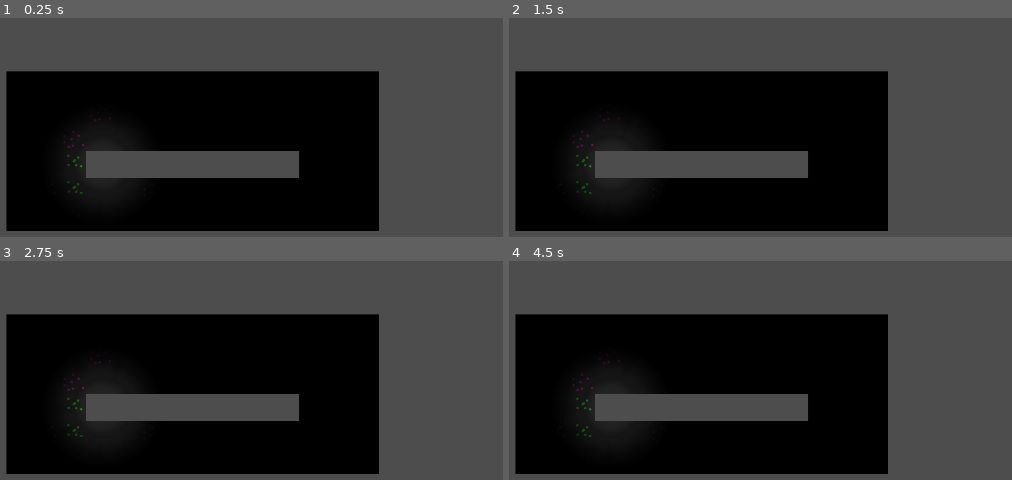
Above: before the commit, frames 1-4 (two rows, left to right).
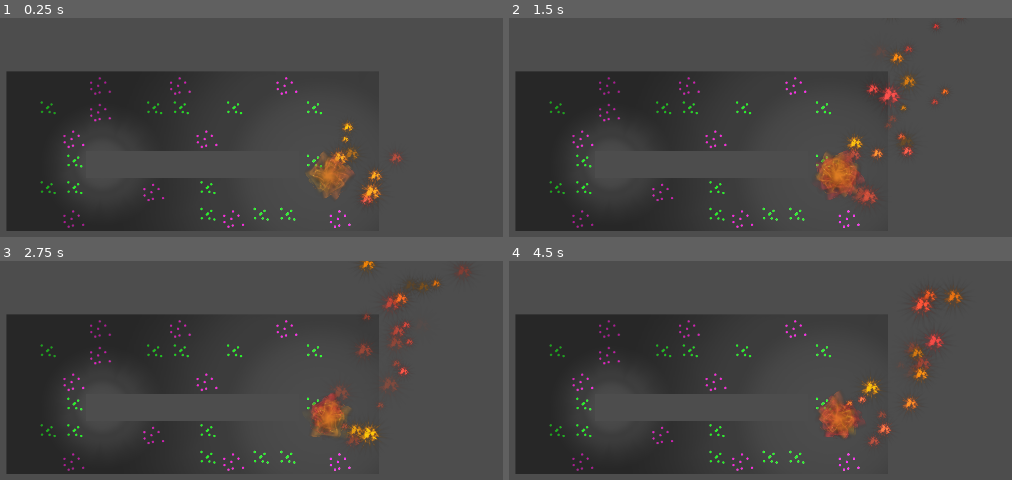
Above: after the commit, the same moments.

Repository: K2rlXYZ/UT-GameJam-23
Game: Godot game, scene res://Scenes/light_test.tscn
The game is run twice, just before and just after one commit, with the same random seed, the same clock (stepped at 60 frames per second) and the same inputs. This scene is started directly instead of the project's main scene.
Inputs (mouse positions are in pixels of both pictures, inside the frame that each line leads up to):
- Up to frame 1 (0.25 s): no input
- Up to frame 2 (1.5 s): move the mouse to (outside the picture) at 0.52 s; press the mouse at (outside the picture) at 0.53 s; hold D (right) 0.53-1.28 s; move the mouse to (outside the picture) at 1.27 s; release the mouse at (outside the picture) at 1.28 s; hold A (left) from 1.28 s (still down); click (outside the picture) at 1.35 s
- Up to frame 3 (2.75 s): move the mouse to (432, 385) at 2.02 s; release A (left) at 2.03 s; press the mouse at (432, 385) at 2.03 s; hold D (right) from 2.03 s (still down)
- Up to frame 4 (4.5 s): move the mouse to (outside the picture) at 2.77 s; release D (right) at 2.78 s; release the mouse at (outside the picture) at 2.78 s; hold Space (up) 2.78-3.53 s; click (outside the picture) at 2.85 s; move the mouse to (outside the picture) at 3.52 s; press the mouse at (outside the picture) at 3.53 s; hold A (left) from 3.53 s (still down); move the mouse to (619, 418) at 4.27 s; release the mouse at (619, 418) at 4.28 s; click (619, 418) at 4.35 s

The runs differ from the first frame. In frame 1, 49% of the frame differs, in the area x 1-81%, y 24-98%; in frame 2, 49%; in frame 3, 50%; in frame 4, 50%, in the area x 1-91%, y 11-98%.

Commit message:
Torch update

Diff:
--- a/Scenes/torch_fire.tscn
+++ b/Scenes/Particles/torch_fire.tscn
@@ -22,14 +22,14 @@
 initial_velocity_max = 1000.0
 orbit_velocity_min = 0.0
 orbit_velocity_max = 0.0
-linear_accel_min = 100.0
-linear_accel_max = 100.0
+linear_accel_min = 10.0
+linear_accel_max = 20.0
 radial_accel_min = 100.0
 radial_accel_max = 100.0
 tangential_accel_min = 15.52
 tangential_accel_max = 15.52
-scale_min = 0.0
-scale_max = 0.5
+scale_min = 0.1
+scale_max = 0.3
 color_initial_ramp = SubResource("GradientTexture1D_el6gd")
 turbulence_enabled = true
 
@@ -63,14 +63,15 @@
 angular_velocity_max = 51.43
 orbit_velocity_min = 0.0
 orbit_velocity_max = 0.0
-linear_accel_min = 10.0
-linear_accel_max = 31.43
-radial_accel_min = 10.01
-radial_accel_max = 11.44
+linear_accel_min = 2.0
+linear_accel_max = 8.0
+radial_accel_min = 2.0
+radial_accel_max = 8.0
 radial_accel_curve = SubResource("CurveTexture_wstib")
 angle_min = -318.8
 angle_max = 226.3
-scale_min = 0.0
+scale_min = 0.2
+scale_max = 0.3
 color_ramp = SubResource("GradientTexture1D_xhc7h")
 turbulence_enabled = true
 
@@ -83,10 +84,9 @@
 
 [node name="Fire" type="GPUParticles2D" parent="."]
 material = SubResource("CanvasItemMaterial_j51tl")
-amount = 500
+amount = 50
 process_material = SubResource("ParticleProcessMaterial_h0n3q")
 texture = ExtResource("2_0yc8k")
-lifetime = 38.5
 
 [node name="PointLight2D" type="PointLight2D" parent="."]
 texture = ExtResource("3_tyuyw")
--- a/Scenes/light_test.tscn
+++ b/Scenes/light_test.tscn
@@ -1,7 +1,8 @@
-[gd_scene load_steps=3 format=3 uid="uid://2xjtwjxi5h0y"]
+[gd_scene load_steps=4 format=3 uid="uid://2xjtwjxi5h0y"]
 
 [ext_resource type="TileSet" uid="uid://dbhny88sxygd2" path="res://Resources/Tilesets/tileset.tres" id="1_3xune"]
 [ext_resource type="Texture2D" uid="uid://c1bqhpwexiqj6" path="res://Assets/light1.png" id="2_1q54f"]
+[ext_resource type="PackedScene" uid="uid://ce7g2hrxmryvv" path="res://Scenes/Particles/torch_fire.tscn" id="3_o0wy1"]
 
 [node name="LightTest" type="Node2D"]
 
@@ -16,4 +17,8 @@
 texture_scale = 0.3
 
 [node name="CanvasModulate" type="CanvasModulate" parent="."]
+visible = false
 color = Color(0, 0, 0, 1)
+
+[node name="flame" parent="." instance=ExtResource("3_o0wy1")]
+position = Vector2(901, 380)
--- a/Scenes/player_animation.tscn
+++ b/Scenes/player_animation.tscn
@@ -9,6 +9,64 @@
 [ext_resource type="Texture2D" uid="uid://eyufkwthxd36" path="res://Assets/Player/IMG_0985.png" id="7_0ttt2"]
 [ext_resource type="Texture2D" uid="uid://dbnhxo3shjmva" path="res://Assets/Player/IMG_0984.png" id="8_hiwv6"]
 [ext_resource type="Texture2D" uid="uid://c3w7vj53xdj3q" path="res://Assets/Player/IMG_0979.png" id="9_3xrtg"]
+
+[sub_resource type="Animation" id="Animation_8aoo5"]
+length = 0.001
+tracks/0/type = "bezier"
+tracks/0/imported = false
+tracks/0/enabled = true
+tracks/0/path = NodePath("Torso/LeftLeg:rotation")
+tracks/0/interp = 1
+tracks/0/loop_wrap = true
+tracks/0/keys = {
+"handle_modes": PackedInt32Array(0),
+"points": PackedFloat32Array(0, -0.25, 0, 0.25, 0),
+"times": PackedFloat32Array(0)
+}
+tracks/1/type = "bezier"
+tracks/1/imported = false
+tracks/1/enabled = true
+tracks/1/path = NodePath("Torso/RightLeg:rotation")
+tracks/1/interp = 1
+tracks/1/loop_wrap = true
+tracks/1/keys = {
+"handle_modes": PackedInt32Array(0),
+"points": PackedFloat32Array(0, -0.25, 0, 0.25, 0),
+"times": PackedFloat32Array(0)
+}
+tracks/2/type = "bezier"
+tracks/2/imported = false
+tracks/2/enabled = true
+tracks/2/path = NodePath("Torso/LeftArm:rotation")
+tracks/2/interp = 1
+tracks/2/loop_wrap = true
+tracks/2/keys = {
+"handle_modes": PackedInt32Array(0),
+"points": PackedFloat32Array(0, -0.25, 0, 0.25, 0),
+"times": PackedFloat32Array(0)
+}
+tracks/3/type = "bezier"
+tracks/3/imported = false
+tracks/3/enabled = true
+tracks/3/path = NodePath("Torso/RightArm:rotation")
+tracks/3/interp = 1
+tracks/3/loop_wrap = true
+tracks/3/keys = {
+"handle_modes": PackedInt32Array(0),
+"points": PackedFloat32Array(0, -0.25, 0, 0.25, 0),
+"times": PackedFloat32Array(0)
+}
+tracks/4/type = "bezier"
+tracks/4/imported = false
+tracks/4/enabled = true
+tracks/4/path = NodePath("Torso/Face:rotation")
+tracks/4/interp = 1
+tracks/4/loop_wrap = true
+tracks/4/keys = {
+"handle_modes": PackedInt32Array(0),
+"points": PackedFloat32Array(0, -0.25, 0, 0.25, 0),
+"times": PackedFloat32Array(0)
+}
 
 [sub_resource type="Animation" id="Animation_x5t7v"]
 resource_name = "run"
@@ -69,67 +127,48 @@
 "times": PackedFloat32Array(0, 0.3, 0.8, 1)
 }
 
-[sub_resource type="Animation" id="Animation_8aoo5"]
-length = 0.001
+[sub_resource type="Animation" id="Animation_vl3vl"]
+resource_name = "idle"
+length = 2.0
+loop_mode = 1
 tracks/0/type = "bezier"
 tracks/0/imported = false
 tracks/0/enabled = true
-tracks/0/path = NodePath("Torso/LeftLeg:rotation")
+tracks/0/path = NodePath("Torso/RightArm:rotation")
 tracks/0/interp = 1
 tracks/0/loop_wrap = true
 tracks/0/keys = {
-"handle_modes": PackedInt32Array(0),
-"points": PackedFloat32Array(0, -0.25, 0, 0.25, 0),
-"times": PackedFloat32Array(0)
+"handle_modes": PackedInt32Array(0, 0),
+"points": PackedFloat32Array(0, -0.25, 0, 1, -0.152005, 0, -0.9, 0.245007, 0.25, 0),
+"times": PackedFloat32Array(0, 2)
 }
 tracks/1/type = "bezier"
 tracks/1/imported = false
 tracks/1/enabled = true
-tracks/1/path = NodePath("Torso/RightLeg:rotation")
+tracks/1/path = NodePath("Torso/LeftArm:rotation")
 tracks/1/interp = 1
 tracks/1/loop_wrap = true
 tracks/1/keys = {
-"handle_modes": PackedInt32Array(0),
-"points": PackedFloat32Array(0, -0.25, 0, 0.25, 0),
-"times": PackedFloat32Array(0)
+"handle_modes": PackedInt32Array(0, 0),
+"points": PackedFloat32Array(0, -0.25, 0, 0.9, 0.309984, 0, -0.8, -0.198139, 0.2, 0.142343),
+"times": PackedFloat32Array(0, 2)
 }
 tracks/2/type = "bezier"
 tracks/2/imported = false
 tracks/2/enabled = true
-tracks/2/path = NodePath("Torso/LeftArm:rotation")
+tracks/2/path = NodePath("Torso/Face:rotation")
 tracks/2/interp = 1
 tracks/2/loop_wrap = true
 tracks/2/keys = {
-"handle_modes": PackedInt32Array(0),
-"points": PackedFloat32Array(0, -0.25, 0, 0.25, 0),
-"times": PackedFloat32Array(0)
-}
-tracks/3/type = "bezier"
-tracks/3/imported = false
-tracks/3/enabled = true
-tracks/3/path = NodePath("Torso/RightArm:rotation")
-tracks/3/interp = 1
-tracks/3/loop_wrap = true
-tracks/3/keys = {
-"handle_modes": PackedInt32Array(0),
-"points": PackedFloat32Array(0, -0.25, 0, 0.25, 0),
-"times": PackedFloat32Array(0)
-}
-tracks/4/type = "bezier"
-tracks/4/imported = false
-tracks/4/enabled = true
-tracks/4/path = NodePath("Torso/Face:rotation")
-tracks/4/interp = 1
-tracks/4/loop_wrap = true
-tracks/4/keys = {
-"handle_modes": PackedInt32Array(0),
-"points": PackedFloat32Array(0, -0.25, 0, 0.25, 0),
-"times": PackedFloat32Array(0)
+"handle_modes": PackedInt32Array(0, 0),
+"points": PackedFloat32Array(0, -0.25, 0, 0.3, 0.0734666, 0, -0.8, -0.0629858, 0.25, 0),
+"times": PackedFloat32Array(0, 2)
 }
 
 [sub_resource type="AnimationLibrary" id="AnimationLibrary_0nag3"]
 _data = {
 "RESET": SubResource("Animation_8aoo5"),
+"idle": SubResource("Animation_vl3vl"),
 "run": SubResource("Animation_x5t7v")
 }
 
Not shown: 1 places in Scenes/player_animation.tscn that only renumber resources
